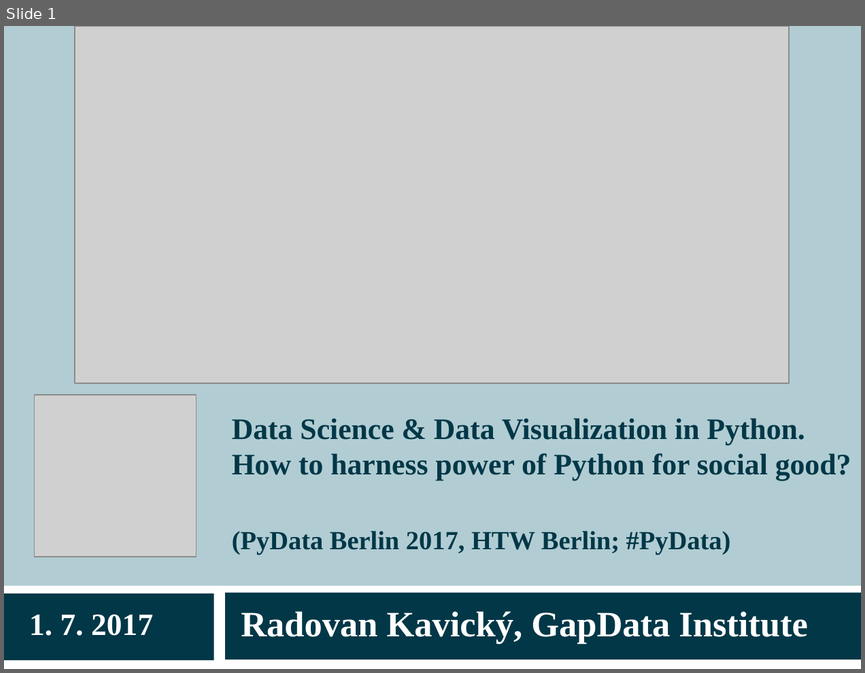
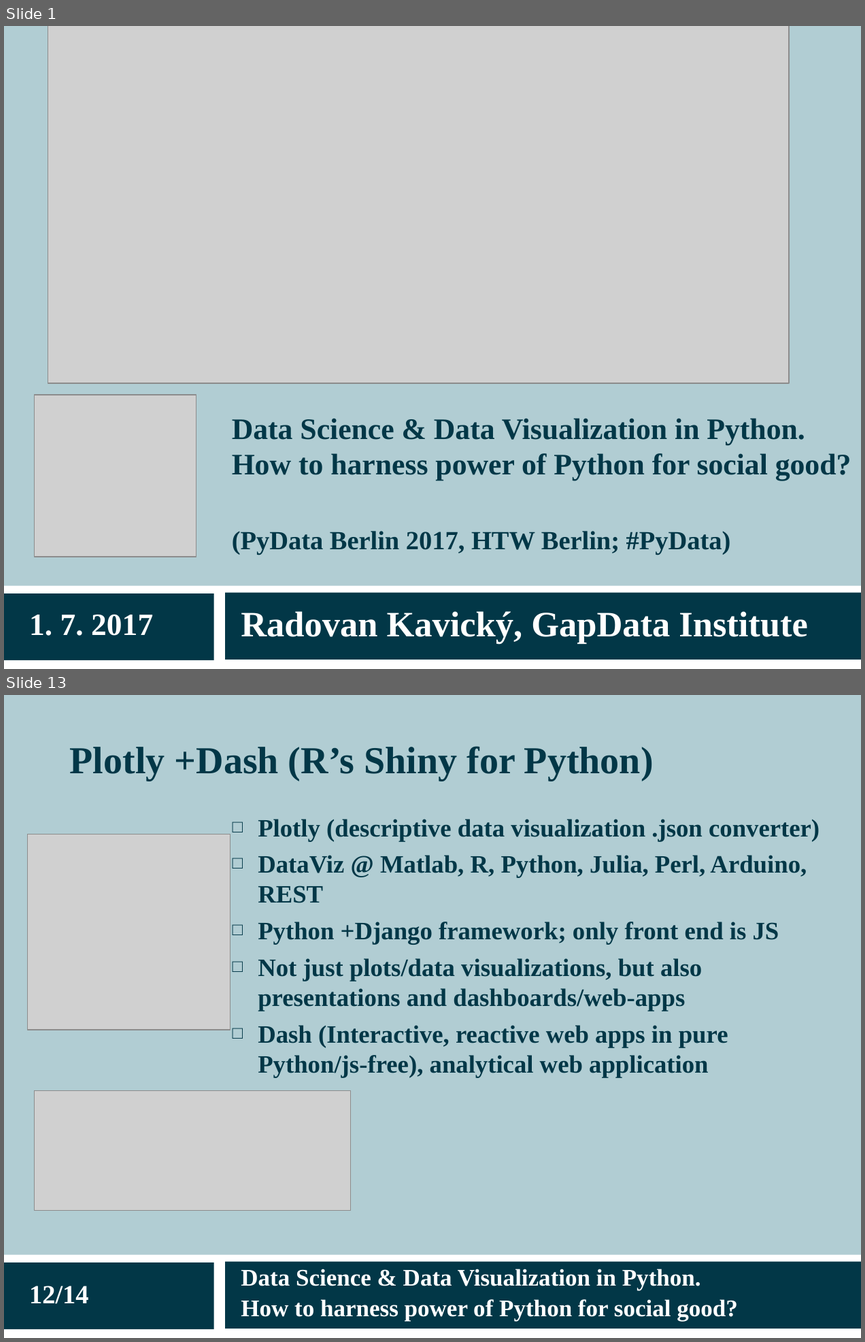
Before and after one commit to radovankavicky/PyDataBerlin2017, a slide deck: present/pydata2017berlin_datascience_final.ppt. Shown one above the other, each under a label of ours: slide 1 before the commit, slides 1 and 13 after it; the slides between them are not shown. The pictures are 865x673 and 865x1342 pixels, drawn with LibreOffice and Linux fonts; fonts in the diff are those of the drawing; grey boxes stand for pictures. Boxes give left, top, right and bottom in pixels: in the first picture for what was removed or moved away, otherwise in the second. Text is boxed around its words. In the diff, an @@ line names an element or a change of style, - is before the commit and + after.

```diff
--- a/present/pydata2017berlin_datascience_final.ppt
+++ b/present/pydata2017berlin_datascience_final.ppt
@@ slide 13 added at [4, 695, 861, 1338], background #B1CDD3; not listed: 3 template elements that a slide beside it also shows @@
@@ title added at [70, 746, 653, 781], 32 pt, text #023747, bold @@
+Plotly +Dash (R’s Shiny for Python)
@@ picture added at [27, 834, 229, 1029] @@
@@ text added at [258, 819, 819, 1078], 21 pt, text #023747, bold @@
+  □ Plotly (descriptive data visualization .json converter)
+  □ DataViz @ Matlab, R, Python, Julia, Perl, Arduino, REST
+  □ Python +Django framework; only front end is JS
+  □ Not just plots/data visualizations, but also presentations and dashboards/web-apps
+  □ Dash (Interactive, reactive web apps in pure Python/js-free), analytical web application
@@ picture added at [34, 1091, 350, 1211] @@
@@ text added at [29, 1285, 89, 1304], 22 pt, text #FFFFFF, bold @@
+12/14
@@ text added at [241, 1268, 738, 1321], 20 pt, text #FFFFFF, bold @@
+Data Science & Data Visualization in Python.
+How to harness power of Python for social good?
@@ slide 1 changed as well @@
@@ picture: place and size @@
-picture at [75, 26, 789, 383]
+picture at [48, 26, 789, 382]
```
Also in this commit, not shown: 3 other slides changed, 13 other slides added, 7 slides removed, 2 other files.
